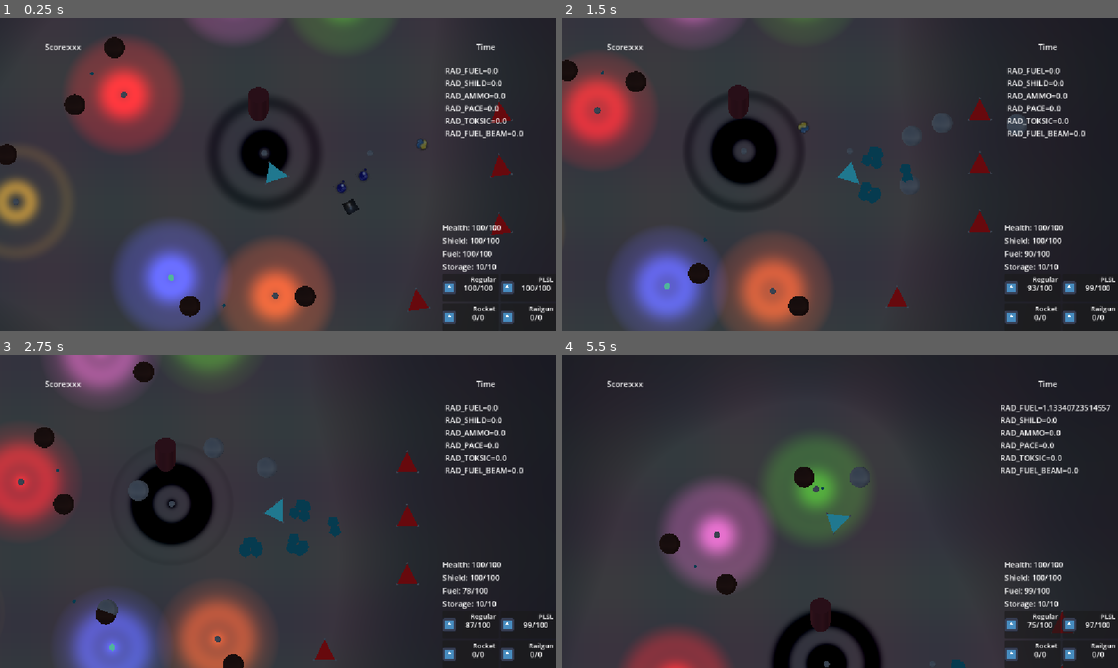
Above: before the commit, frames 1-4 (two rows, left to right).
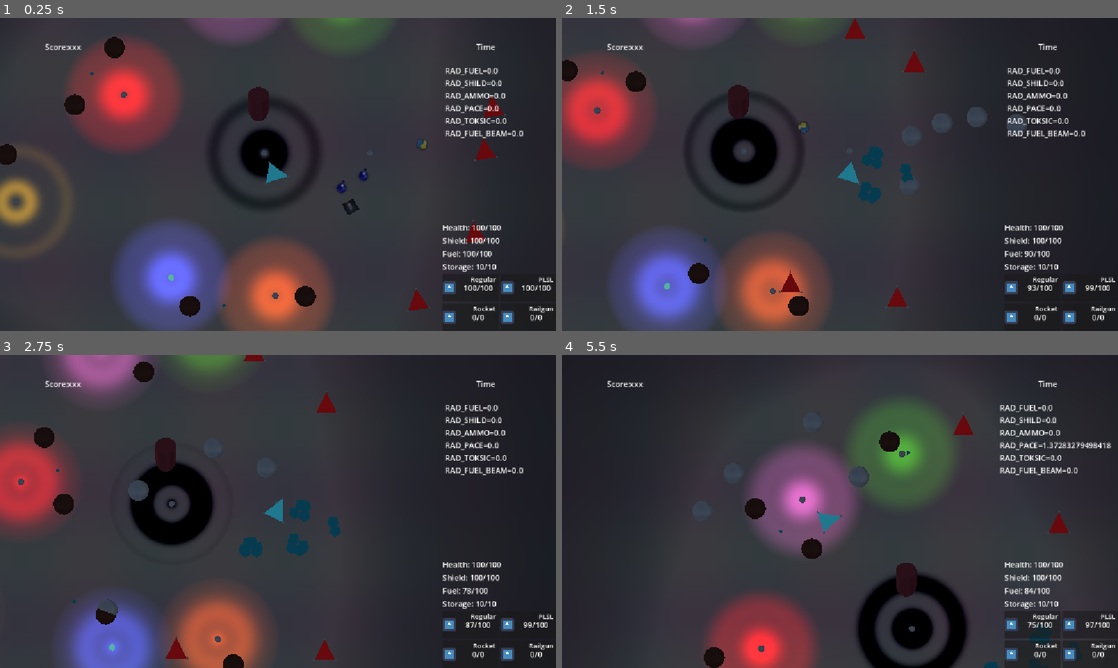
Above: after the commit, the same moments.

Repository: forklovee/SpaceJam2026
Game: Godot game, scene res://main.tscn
Same seed, same stepped clock (60 frames per second), same inputs: the game is played once before the commit and once after it. The engine's default icon, where the game draws it, is replaced by a stand-in: a white triangle on a blue panel in a dark square.
Inputs (mouse positions are in pixels of both pictures, inside the frame that each line leads up to):
- Up to frame 1 (0.25 s): no input
- Up to frame 2 (1.5 s): move the mouse to (962, 158) at 0.52 s; press the mouse at (962, 158) at 0.53 s; hold D (Right) 0.53-1.28 s; move the mouse to (728, 190) at 1.27 s; release the mouse at (728, 190) at 1.28 s; hold S (Down) from 1.28 s (still down); right-click (728, 190) at 1.35 s
- Up to frame 3 (2.75 s): move the mouse to (333, 442) at 2.02 s; release S (Down) at 2.03 s; press the mouse at (333, 442) at 2.03 s; hold D (Right) from 2.03 s (still down)
- Up to frame 4 (5.5 s): move the mouse to (812, 574) at 2.77 s; release D (Right) at 2.78 s; release the mouse at (812, 574) at 2.78 s; hold W (Up) 2.78-3.53 s; right-click (812, 574) at 2.85 s; move the mouse to (1006, 558) at 3.52 s; press the mouse at (1006, 558) at 3.53 s; hold A (Left) 3.53-5.03 s; move the mouse to (673, 464) at 4.27 s; release the mouse at (673, 464) at 4.28 s; right-click (673, 464) at 4.35 s; move the mouse to (867, 511) at 5.02 s; press the mouse at (867, 511) at 5.03 s; hold S (Down) from 5.03 s (still down)

The runs differ from the first frame. In frame 1, 0.7% of the frame differs, in the area x 83-93%, y 24-73%; in frame 2, 0.9%; in frame 3, 0.7%; in frame 4, 27%, in the area x 10-99%, y 8-100%.

Commit message:
force wall
force wall

Diff:
--- a/Level/space_bg.gd
+++ b/Level/space_bg.gd
@@ -40,3 +40,16 @@
 					value+=(3.0-dist)/3.0;
 			di[t]+=value
 	return di
+
+func querry_f(pos:Vector2) -> Vector2:
+	var cs=Vector2.INF
+	var best_dist=1000000.0
+	for id in range(input_stars.size()):
+		var p:Vector2=Vector2(input_stars[id].global_position.x,input_stars[id].global_position.z)
+		var dist=p.distance_to(pos)
+		if dist<best_dist:
+			best_dist=dist
+			cs=p
+	if pos.distance_to(cs)>8.0:
+		return (cs-pos)-8.0*(cs-pos).normalized()
+	return Vector2.ZERO
--- a/Ship/raddiation_querry.gd
+++ b/Ship/raddiation_querry.gd
@@ -1,7 +1,7 @@
 class_name RadiationQuery extends Node3D
 
 var data: Dictionary
-
+var f:Vector2
 func update() -> void:
 	if !Game.level: return
 	if !Game.level is Level: return
@@ -14,3 +14,4 @@
 		a.append(Vector2(c.global_position.x,c.global_position.z))
 
 	data = sp.querry(a)
+	f=sp.querry_f(Vector2(global_position.x,global_position.z))
--- a/Ship/ship.gd
+++ b/Ship/ship.gd
@@ -41,7 +41,7 @@
 
 	var current_angle: float = rotation.y
 	var target_angle: float = lerp_angle(current_angle, steering_direction.angle(), 2.0*delta)
-
+	apply_central_force(15.0*Vector3(radiation_query.f.x, 0, radiation_query.f.y))
 	if movement_direction.length() > 0.01:
 		apply_central_force(15.0*Vector3(movement_direction.x, 0, movement_direction.y))
 		if self.is_in_group("PlayerShip"): #TODO ememies use fuel
